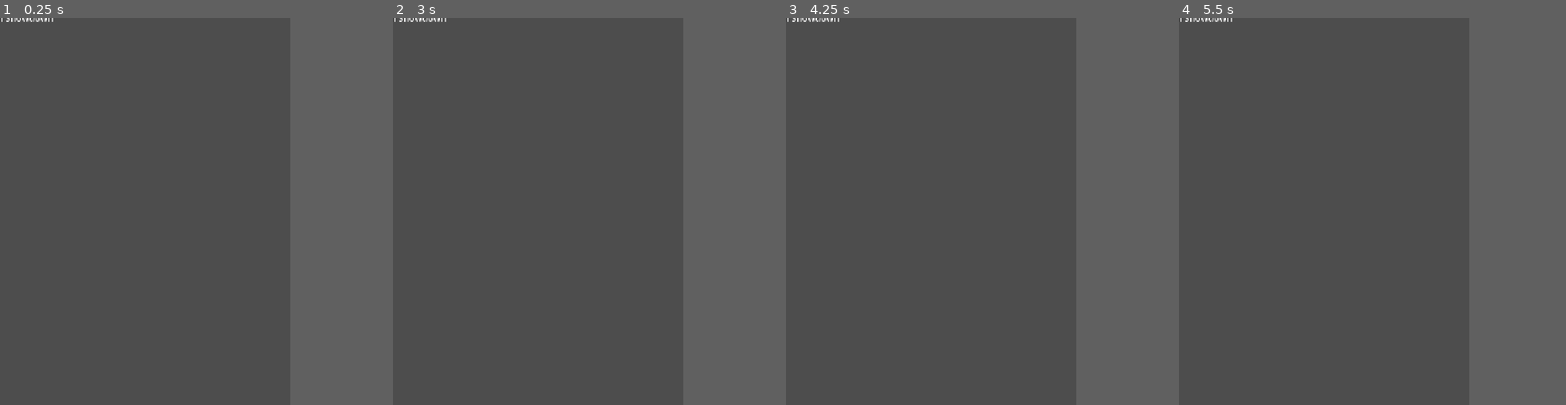
Above: before the commit, frames 1-4 (left to right).
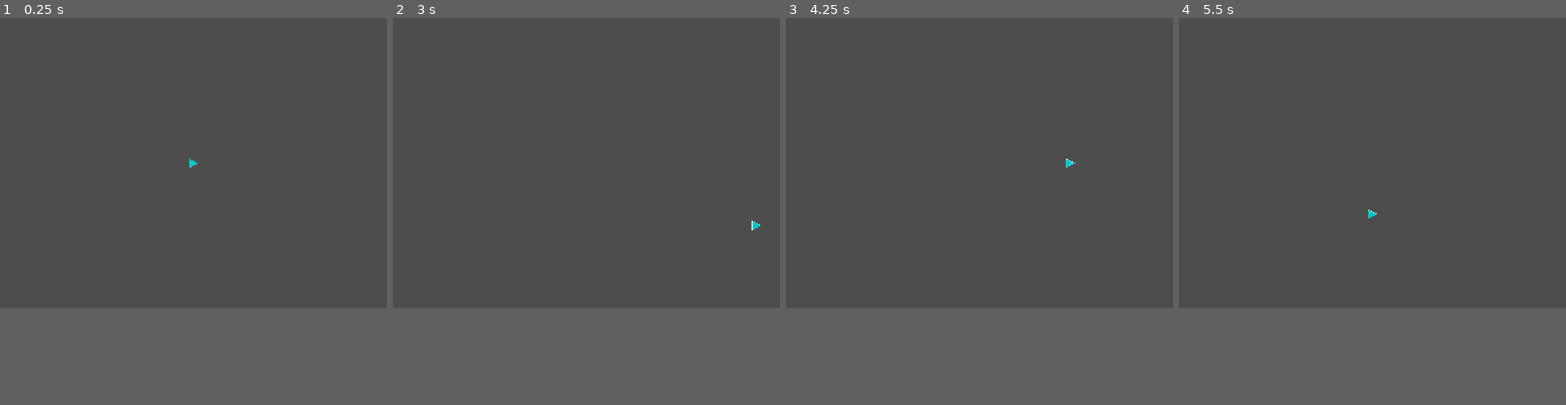
Above: after the commit, the same moments.

Repository: mattzollinhofer/space_scroller
Game: Godot game, scene res://scenes/main.tscn
Same seed, same stepped clock (60 frames per second), same inputs: the game is played once before the commit and once after it.
Inputs:
- Up to frame 1 (0.25 s): no input
- Up to frame 2 (3 s): tap Enter at 0.5 s; hold D (move_right) 0.53-1.28 s; hold S (move_down) 1.28-2.03 s; tap Space at 2 s; hold D (move_right) 2.03-2.78 s; hold W (move_up) from 2.78 s (still down)
- Up to frame 3 (4.25 s): release W (move_up) at 3.53 s; hold A (move_left) from 3.53 s (still down)
- Up to frame 4 (5.5 s): release A (move_left) at 5.03 s; hold S (move_down) from 5.03 s (still down)
In our replay, the window is 600x800 before the commit and 800x600 after it. These sizes can differ from the game's own. Grey fills any space a smaller window leaves; there, only what the larger window draws over its background counts as a difference.

The runs differ from the first frame. In frame 1, 0.1% of the frame differs, in the area x 0-52%, y 0-39%; in frame 2, 0.1%, in the area x 0-95%, y 0-55%; in frame 3, 0.1%; in frame 4, 0.1%.

Commit message:
Add player spacecraft with keyboard movement in landscape orientation
- Change viewport from portrait (1536x2048) to landscape (2048x1536)
- Create placeholder spacecraft sprite (right-pointing triangle, 64px)
- Add player scene with CharacterBody2D, Sprite2D, and CollisionShape2D
- Implement snappy 4-directional movement using Input.get_vector()
- Clamp player position to viewport bounds
- Instance player at screen center in main scene

This delivers Slice 1 of the Player Character spec.

[Generated with Claude Code](https://claude.com/claude-code)

Co-Authored-By: Claude Opus 4.5 <noreply@anthropic.com>

Diff:
--- a/project.godot
+++ b/project.godot
@@ -3,8 +3,8 @@
 ; since the parameters that go here are not all obvious.
 ;
 ; Format:
-;   [section]
-;   key=value
+;   [section] ; section goes between []
+;   param=value ; assign values to parameters
 
 config_version=5
 
@@ -12,16 +12,15 @@
 
 config/name="Solar System Showdown"
 run/main_scene="res://scenes/main.tscn"
-config/features=PackedStringArray("4.3", "Forward Plus")
+config/features=PackedStringArray("4.5", "Forward Plus")
 config/icon="res://icon.svg"
 
 [display]
 
-window/size/viewport_width=1536
-window/size/viewport_height=2048
-window/handheld/orientation=1
+window/size/viewport_width=2048
+window/size/viewport_height=1536
 window/stretch/mode="canvas_items"
-window/stretch/aspect="keep"
+window/handheld/orientation=0
 
 [input]
 
--- a/scenes/main.tscn
+++ b/scenes/main.tscn
@@ -1,20 +1,8 @@
-[gd_scene format=3 uid="uid://d0n8g3kv2kq7y"]
+[gd_scene load_steps=2 format=3 uid="uid://d0n8g3kv2kq7y"]
+
+[ext_resource type="PackedScene" uid="uid://dq8m4r2xk1pvy" path="res://scenes/player.tscn" id="1_player"]
 
 [node name="Main" type="Node2D"]
 
-[node name="TitleLabel" type="Label" parent="."]
-anchors_preset = 8
-anchor_left = 0.5
-anchor_top = 0.5
-anchor_right = 0.5
-anchor_bottom = 0.5
-offset_left = -200.0
-offset_top = -50.0
-offset_right = 200.0
-offset_bottom = 50.0
-grow_horizontal = 2
-grow_vertical = 2
-theme_override_font_sizes/font_size = 48
-text = "Solar System Showdown"
-horizontal_alignment = 1
-vertical_alignment = 1
+[node name="Player" parent="." instance=ExtResource("1_player")]
+position = Vector2(1024, 768)
--- /dev/null
+++ b/scenes/player.tscn
@@ -0,0 +1,16 @@
+[gd_scene load_steps=4 format=3 uid="uid://dq8m4r2xk1pvy"]
+
+[ext_resource type="Script" path="res://scripts/player.gd" id="1_player"]
+[ext_resource type="Texture2D" uid="uid://b7vk1qxp3hywe" path="res://assets/sprites/player.png" id="2_sprite"]
+
+[sub_resource type="RectangleShape2D" id="RectangleShape2D_player"]
+size = Vector2(48, 48)
+
+[node name="Player" type="CharacterBody2D"]
+script = ExtResource("1_player")
+
+[node name="Sprite2D" type="Sprite2D" parent="."]
+texture = ExtResource("2_sprite")
+
+[node name="CollisionShape2D" type="CollisionShape2D" parent="."]
+shape = SubResource("RectangleShape2D_player")
--- /dev/null
+++ b/scripts/player.gd
@@ -0,0 +1,51 @@
+extends CharacterBody2D
+## Player spacecraft with 4-directional movement using keyboard or virtual joystick.
+## Movement is snappy with minimal inertia. Position is clamped to viewport bounds.
+
+## Movement speed in pixels per second
+@export var move_speed: float = 600.0
+
+## Reference to virtual joystick (set by main scene if available)
+var virtual_joystick: Node = null
+
+## Half the size of the player sprite for viewport clamping
+var _half_size: Vector2 = Vector2(32, 32)
+
+
+func _ready() -> void:
+	# Get the sprite size for accurate viewport clamping
+	var sprite = $Sprite2D
+	if sprite and sprite.texture:
+		_half_size = sprite.texture.get_size() / 2.0
+
+
+func _physics_process(_delta: float) -> void:
+	# Get keyboard input direction (normalized)
+	var keyboard_input = Input.get_vector("move_left", "move_right", "move_up", "move_down")
+
+	# Get joystick input if available
+	var joystick_input = Vector2.ZERO
+	if virtual_joystick and virtual_joystick.has_method("get_direction"):
+		joystick_input = virtual_joystick.get_direction()
+
+	# Combine inputs - use whichever has greater magnitude
+	var direction = keyboard_input
+	if joystick_input.length() > keyboard_input.length():
+		direction = joystick_input
+
+	# Apply snappy movement (immediate velocity, no acceleration/inertia)
+	velocity = direction * move_speed
+
+	move_and_slide()
+
+	# Clamp position to viewport bounds
+	_clamp_to_viewport()
+
+
+func _clamp_to_viewport() -> void:
+	var viewport_rect = get_viewport_rect()
+	var min_pos = viewport_rect.position + _half_size
+	var max_pos = viewport_rect.position + viewport_rect.size - _half_size
+
+	position.x = clamp(position.x, min_pos.x, max_pos.x)
+	position.y = clamp(position.y, min_pos.y, max_pos.y)
Binary file added: assets/sprites/player.png
Not shown, changed: agent-os/specs/2025-12-29-1-player-character/tasks.md
